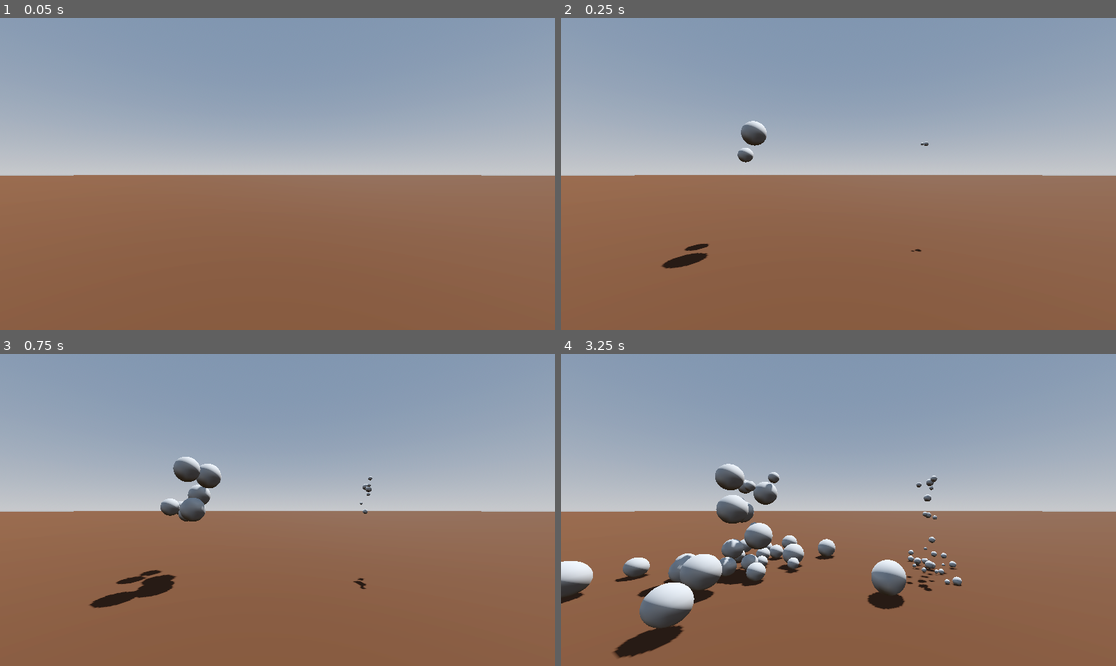
Above: before the commit, frames 1-4 (two rows, left to right).
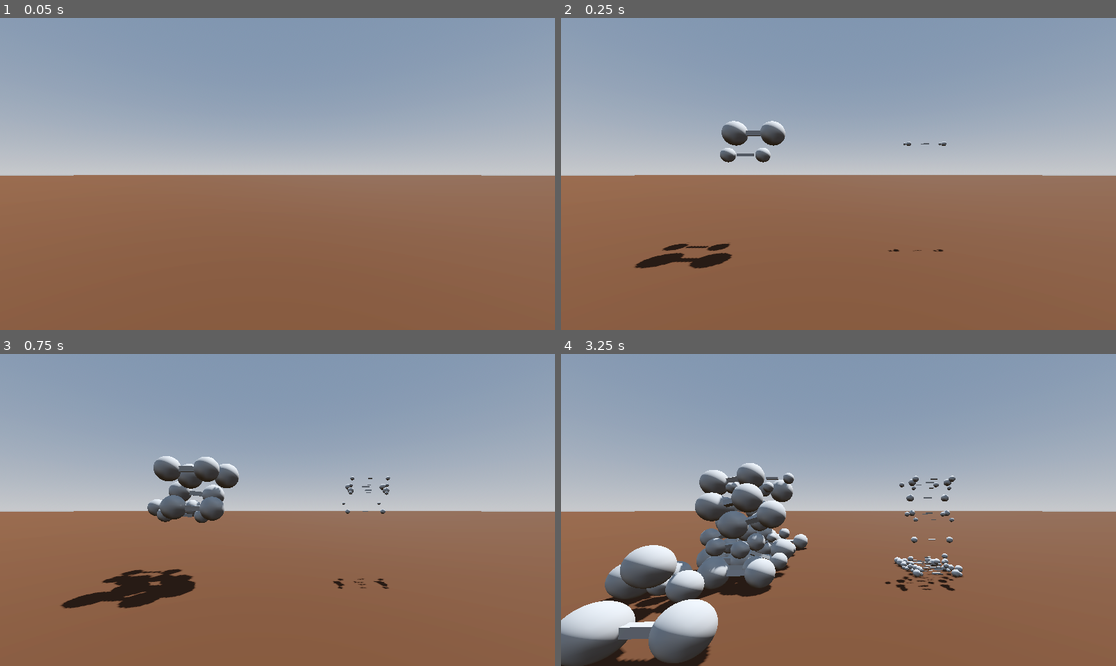
Above: after the commit, the same moments.

Repository: hmans/Godot-RigidBody-Auto-Scaler
Game: Godot game, scene res://examples/3d/test_scene.tscn
Two runs of this game, one before a commit and one after it. Both use one fixed random seed, a clock stepped at 60 frames per second and the inputs below.
Inputs:
- Up to frame 1 (0.05 s): no input
- Up to frame 2 (0.25 s): no input
- Up to frame 3 (0.75 s): no input
- Up to frame 4 (3.25 s): no input

Frame 1 is identical in both runs. In frame 2, 1.7% of the frame differs, in the area x 13-70%, y 32-81%; in frame 3, 3.5%; in frame 4, 16%, in the area x 0-73%, y 34-100%.

Commit message:
Add a thing

Diff:
--- a/examples/3d/test_scene.tscn
+++ b/examples/3d/test_scene.tscn
@@ -1,7 +1,7 @@
 [gd_scene load_steps=9 format=3 uid="uid://d0r371kfo3o8l"]
 
-[ext_resource type="PackedScene" uid="uid://dfo538n4r8e2c" path="res://examples/3d/ball.tscn" id="1_wdcav"]
 [ext_resource type="PackedScene" path="res://examples/3d/Spawner.tscn" id="2_3h6u4"]
+[ext_resource type="PackedScene" uid="uid://45nnf24jxgv3" path="res://examples/3d/thing.tscn" id="3_s0s8l"]
 
 [sub_resource type="ProceduralSkyMaterial" id="ProceduralSkyMaterial_ghrcl"]
 sky_horizon_color = Color(0.64625, 0.65575, 0.67075, 1)
@@ -48,8 +48,8 @@
 
 [node name="Spawner" parent="." instance=ExtResource("2_3h6u4")]
 transform = Transform3D(1, 0, 0, 0, 1, 0, 0, 0, 1, -5, 5, 2.08165e-12)
-prefabs = Array[PackedScene]([ExtResource("1_wdcav")])
+prefabs = Array[PackedScene]([ExtResource("3_s0s8l")])
 
 [node name="ScaledSpawner" parent="." instance=ExtResource("2_3h6u4")]
 transform = Transform3D(0.3, 0, 0, 0, 0.3, 0, 0, 0, 0.3, 5, 5, 2.08165e-12)
-prefabs = Array[PackedScene]([ExtResource("1_wdcav")])
+prefabs = Array[PackedScene]([ExtResource("3_s0s8l")])
--- /dev/null
+++ b/examples/3d/thing.tscn
@@ -0,0 +1,33 @@
+[gd_scene load_steps=5 format=3 uid="uid://45nnf24jxgv3"]
+
+[sub_resource type="SphereShape3D" id="SphereShape3D_xocm2"]
+
+[sub_resource type="SphereMesh" id="SphereMesh_s8sm8"]
+
+[sub_resource type="BoxShape3D" id="BoxShape3D_xwd3i"]
+size = Vector3(1.1, 0.2, 0.2)
+
+[sub_resource type="BoxMesh" id="BoxMesh_r481c"]
+size = Vector3(1.1, 0.2, 0.2)
+
+[node name="Thing" type="RigidBody3D"]
+
+[node name="CollisionShape3D" type="CollisionShape3D" parent="."]
+transform = Transform3D(1, 0, 0, 0, 1, 0, 0, 0, 1, -1, 0, 0)
+shape = SubResource("SphereShape3D_xocm2")
+
+[node name="MeshInstance3D" type="MeshInstance3D" parent="CollisionShape3D"]
+mesh = SubResource("SphereMesh_s8sm8")
+
+[node name="CollisionShape3D2" type="CollisionShape3D" parent="."]
+transform = Transform3D(1, 0, 0, 0, 1, 0, 0, 0, 1, 1, 0, 0)
+shape = SubResource("SphereShape3D_xocm2")
+
+[node name="MeshInstance3D" type="MeshInstance3D" parent="CollisionShape3D2"]
+mesh = SubResource("SphereMesh_s8sm8")
+
+[node name="CollisionShape3D3" type="CollisionShape3D" parent="."]
+shape = SubResource("BoxShape3D_xwd3i")
+
+[node name="MeshInstance3D" type="MeshInstance3D" parent="CollisionShape3D3"]
+mesh = SubResource("BoxMesh_r481c")
